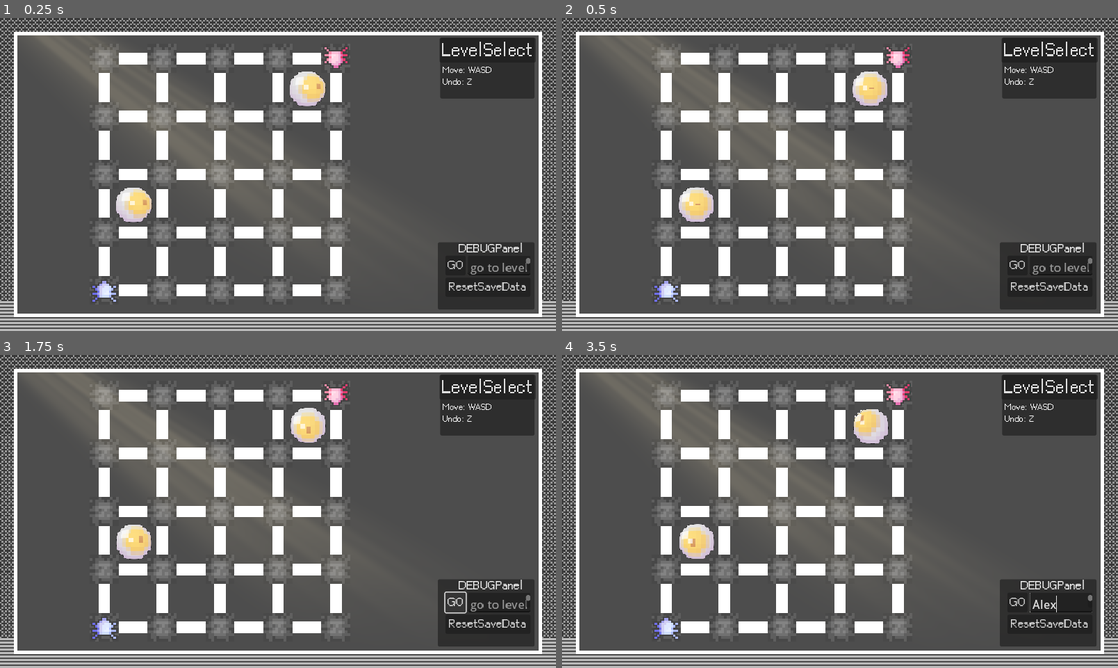
Above: before the commit, frames 1-4 (two rows, left to right).
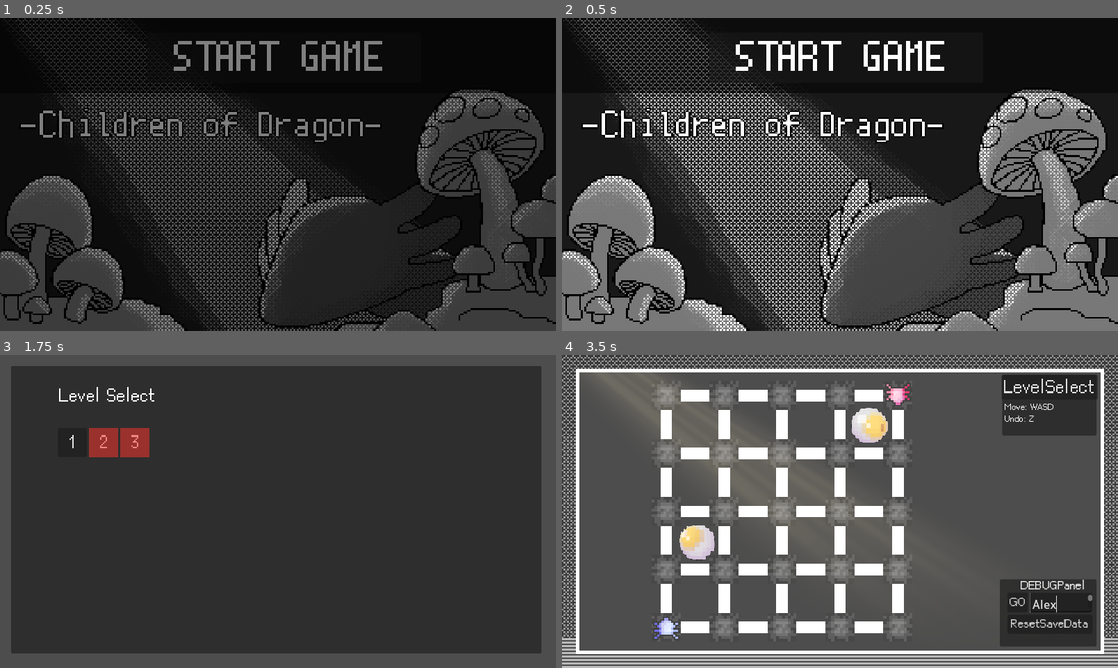
Above: after the commit, the same moments.

Repository: r8114wjbn9118/Hello-Godot-Game-Jam-1
Game: Godot game, scene res://scene/title.tscn
Two runs of this game, one before a commit and one after it. Both use one fixed random seed, a clock stepped at 60 frames per second and the inputs below. Before the commit the project starts from res://scene/level/Level_1.tscn. The engine's default icon, where the game draws it, is replaced by a stand-in: a white triangle on a blue panel in a dark square.
Inputs (mouse positions are in pixels of both pictures, inside the frame that each line leads up to; where the layout moved, square brackets give the same spot in the first picture):
- Up to frame 1 (0.25 s): no input
- Up to frame 2 (0.5 s): no input
- Up to frame 3 (1.75 s): click (283, 395) [455, 602] at 0.5 s; click (455, 602) at 1.25 s, where only the run before the commit has a clickable "GO"
- Up to frame 4 (3.5 s): click "LevelSelect" (after the commit: "1") at 2 s; click (1062, 602) at 2.77 s; type "Alex" at 2.85 s

The runs differ from the first frame. In frame 1, 81% of the frame differs, in the area x 0-100%, y 0-100%; in frame 2, 88%; in frame 3, 86%; in frame 4, 0.8%.
Error before the commit: Invalid access to property or key 'text' on a base object of type 'null instance'. (res://MapItems/UI/GameUI.gd:15)

Commit message:
Leg visible fix

Diff:
--- a/MapItems/WormTail/body/BodyLine.gd
+++ b/MapItems/WormTail/body/BodyLine.gd
@@ -26,6 +26,9 @@
 	## 身體長度
 	max_distance = 1
 	line = %BodyLine
+	var arr := [$LegIk_FR, $LegIk_BL, $LegIk_FL, $LegIk_BR]
+	for i in arr:
+		i.Visible = false
 
 
 
@@ -74,6 +77,8 @@
 		_undoRedo.add_undo_property(i, "points", i.points)
 		_undoRedo.add_undo_property(i, "end_point", i.end_point)
 
+		_undoRedo.add_undo_property(i, "visible", i.Visible) # NOTE 腳部顯示補丁
+		i.Visible = true
 
 	_undoRedo.commit_action()
 func Undo():
--- a/MapItems/WormTail/body/WormBody.tscn
+++ b/MapItems/WormTail/body/WormBody.tscn
@@ -73,15 +73,19 @@
 
 [node name="LegIk_FR" parent="CanvasGroup/Body" instance=ExtResource("5_ca66f")]
 unique_name_in_owner = true
+visible = false
 
 [node name="LegIk_FL" parent="CanvasGroup/Body" instance=ExtResource("5_ca66f")]
 unique_name_in_owner = true
+visible = false
 
 [node name="LegIk_BR" parent="CanvasGroup/Body" instance=ExtResource("5_ca66f")]
 unique_name_in_owner = true
+visible = false
 
 [node name="LegIk_BL" parent="CanvasGroup/Body" instance=ExtResource("5_ca66f")]
 unique_name_in_owner = true
+visible = false
 
 [node name="BodyLine" type="Line2D" parent="CanvasGroup/Body"]
 unique_name_in_owner = true
--- a/MapItems/WormTail/legIK/leg_ik.gd
+++ b/MapItems/WormTail/legIK/leg_ik.gd
@@ -13,6 +13,11 @@
 var end_point: ## NOTE for undoRedo from Body
 	set(value): %LegEnd.global_position = value
 	get: return %LegEnd.global_position
+
+var Visible:
+	set(new): visible = new
+	get: return visible
+
 
 func start_move():
 	need_update = true
--- a/project.godot
+++ b/project.godot
@@ -11,7 +11,7 @@
 [application]
 
 config/name="畫龍點睛"
-run/main_scene="res://scene/level/Level_1.tscn"
+run/main_scene="res://scene/title.tscn"
 config/features=PackedStringArray("4.3", "GL Compatibility")
 config/icon="res://icon.svg"
 
